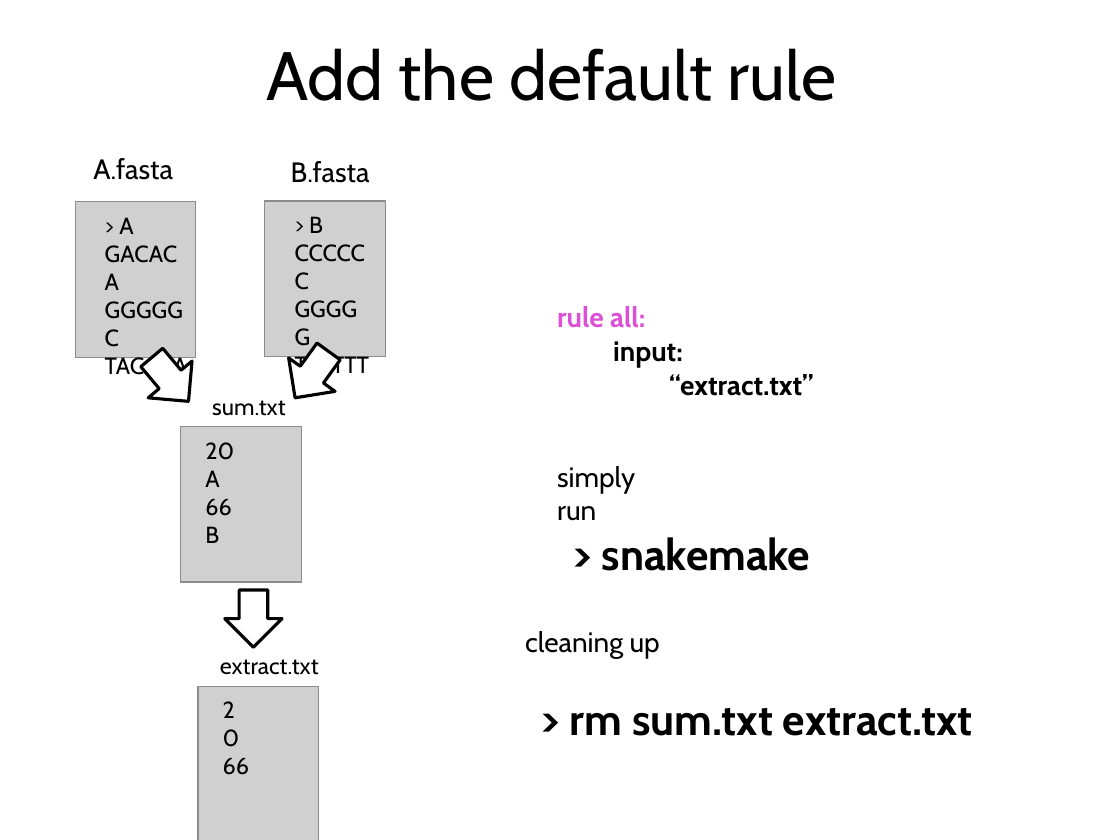
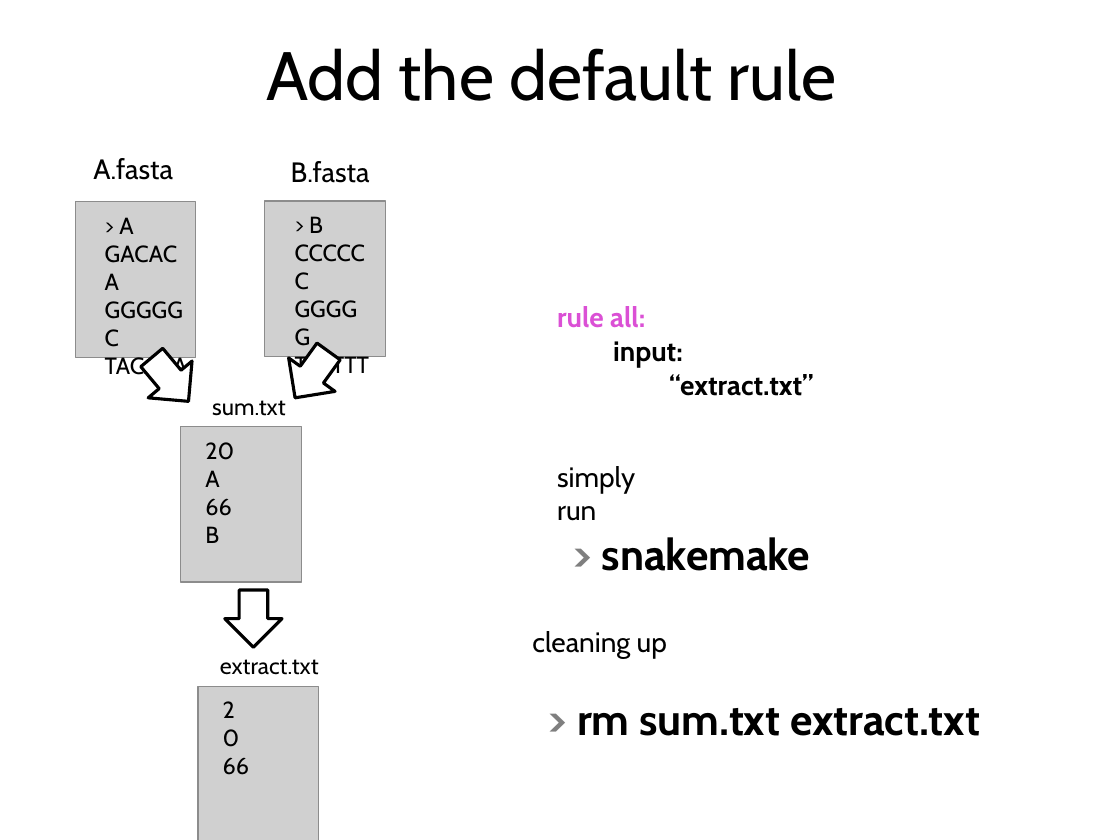
Before and after one commit to tobyhodges/siakemake-tutorial, a slide deck: slide 19 of 01-Snakemake-introduction.pptx (slide 17 before the commit). Drawn at 1120x840 pixels with LibreOffice and Linux fonts; fonts in the diff are those of the drawing; grey boxes stand for pictures; background and template pictures are left out. Boxes give left, top, right and bottom in pixels: in the first picture for what was removed or moved away, otherwise in the second. Text is boxed around its words. In the diff, an @@ line names an element or a change of style, - is before the commit and + after.

Commit message:
updated snakemake presentation to include for each cases

```diff
--- a/01-Snakemake-introduction.pptx
+++ b/01-Snakemake-introduction.pptx
@@ text "> snakemake" at (602, 537, 811, 571): text colour #000000 to #7F7F7F in ">" @@
@@ text "cleaning up": place and size @@
-text "cleaning up" at (525, 631, 660, 658)
+text "cleaning up" at (532, 631, 667, 658)
@@ text "> rm sum.txt extract.txt" at (577, 708, 980, 736): text colour #000000 to #7F7F7F in ">" @@
```
Also in this commit, not shown: 11 other slides changed, 10 slides added, 1 slide removed.
